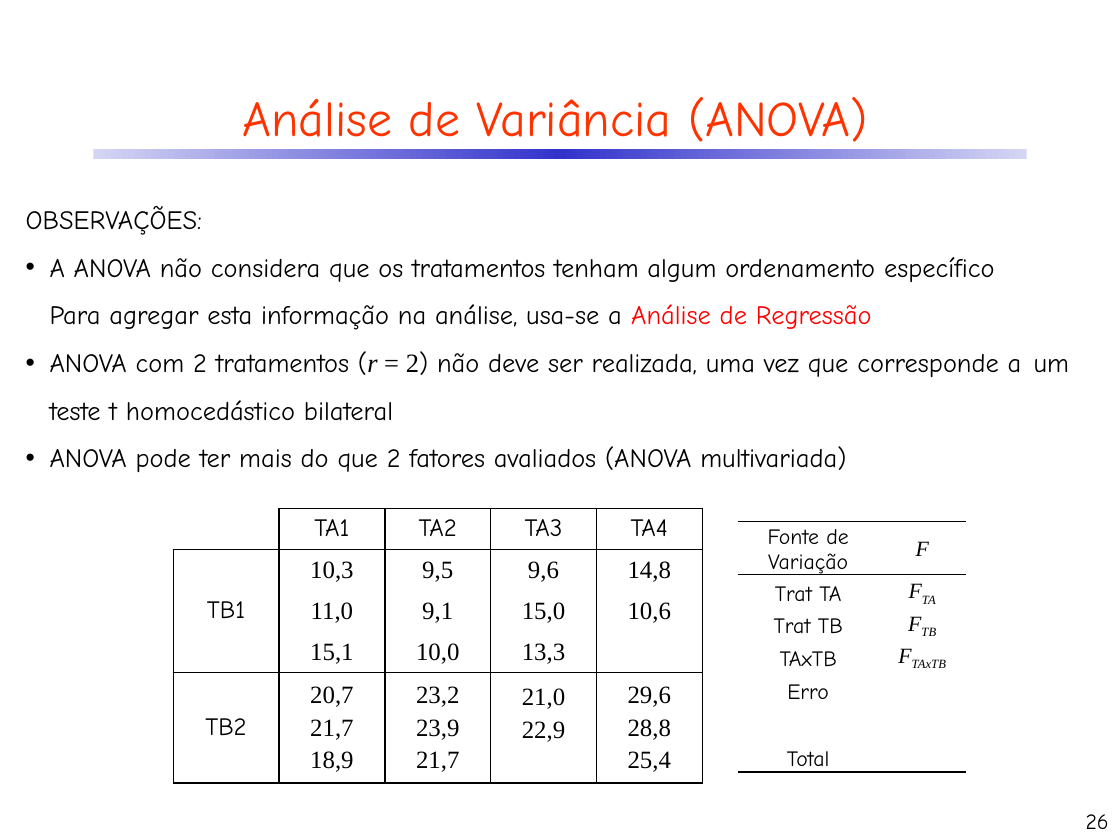
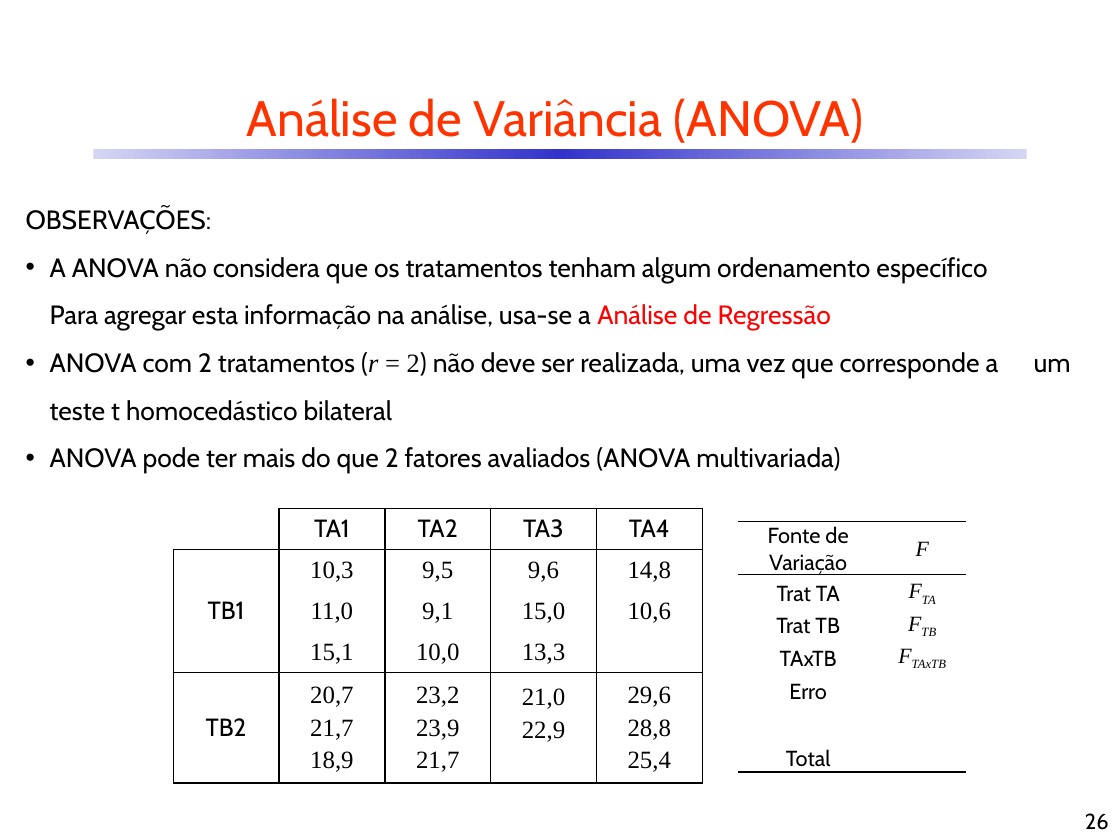
Before and after one commit to CDRenno/Estatistica, a slide deck: slide 26 of ppt/09ANOVA.pptx. Drawn at 1120x840 pixels with LibreOffice and Linux fonts; fonts in the diff are those of the drawing. Boxes give left, top, right and bottom in pixels: in the first picture for what was removed or moved away, otherwise in the second. Text is boxed around its words. In the diff, an @@ line names an element or a change of style, - is before the commit and + after.

```diff
--- a/ppt/09ANOVA.pptx
+++ b/ppt/09ANOVA.pptx
@@ table at [174, 508, 702, 785] @@
@@ font Comic Neue to Cabin in "TA1", "TA2", "TA3", "TA4" and 2 more places @@
@@ table at [738, 521, 967, 776] @@
@@ font Comic Neue to Cabin in "Fonte de Variação", "Trat TA", "Trat TB", "TAxTB" and 2 more places @@
@@ font Comic Neue to Cabin in 3 elements at [247, 98, 864, 143], [26, 207, 1071, 473], [1085, 813, 1109, 830] @@
```
Also in this commit, not shown: 54 other slides changed, 5 other files.
